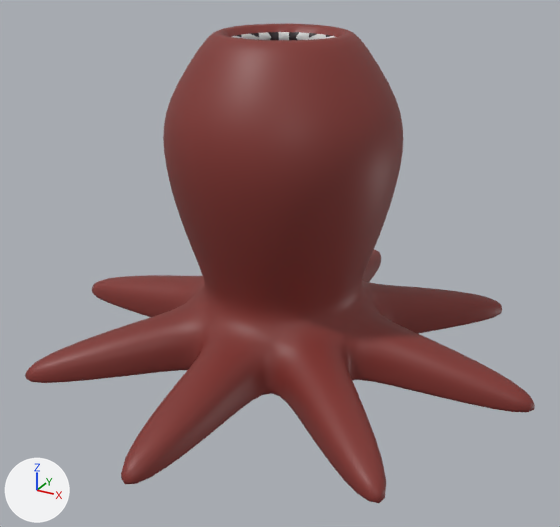
The Blender file 3D_Models/enemy_mouth.blend: old version first, new version second.
Before and after are seen from a camera (50 mm lens) standing at (4.11, -7.55, 4.86) and looking at (0.11, -0.27, 1.22). The axes (+X, +Y, +Z) are drawn at lower left. The lights are the same throughout. The same objects are shown in both versions, whatever each file hides.

In view in the first picture: 'MouthBody'.
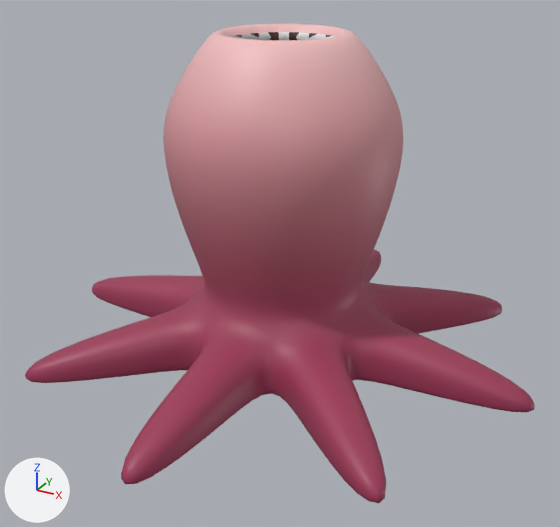
What changed in the scene script:
```text
Add img_mouth_texture_png:
    img_mouth_texture_png = load_image('mouth_texture.png', '../Assets/Sprites/mouth_texture.png', 128, 128, 'sRGB')
Change mat_enemy_mouth_body:
    remove mat_enemy_mouth_body.base_color = (0.227, 0.0343, 0.0284)  # red #83342f
    add mat_enemy_mouth_body.texture = img_mouth_texture_png
Change me_cylinder:
    where me_cylinder.from_pydata(...)  # 2898 vertices, 2928 faces; spans x -3.11..3.11, y -3.11..3.11, z -0.02..3.79
    used by ob_mouthbody; location = (0.0, 0.0, 0.0)
    me_cylinder part 1: texture (UV) coordinates of 2928 of 2928 faces, centred in x -3.09..3.09, y -3.09..3.09, z -0.02..3.78, changed; they spanned u 0.0..1.0, v 0.01..1.0 and now span u 0.16..0.63, v 0.01..0.99
```

Location of each change, (x1, y1, x2, y2) in pixels of the pictures (560 x 527 px):
'MouthBody', surface changed: (25, 24, 535, 503) in both
